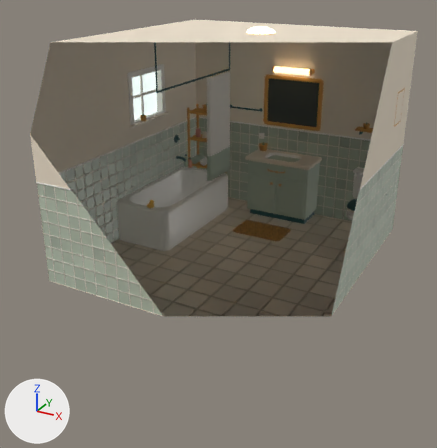
Before and after pictures for a commit that changed the glTF model bathroom/art/bathroom_room.glb.
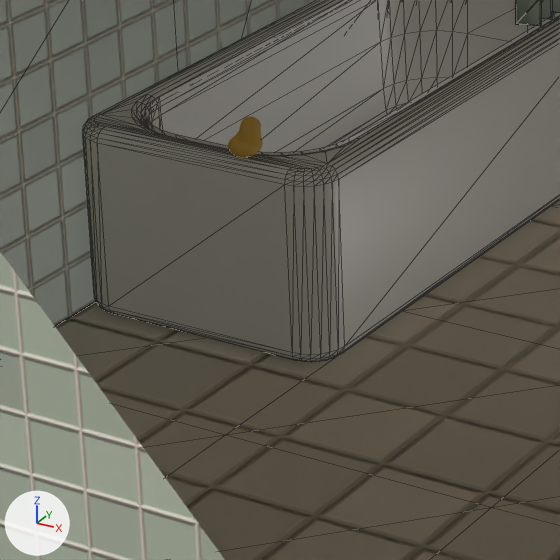
The first picture shows the older version from a 50 mm lens placed at (3.11, -7.08, 3.4), pointed at (0.14, -1.68, 0.7). The close-ups show the older and then the newer version on the part from 23% to 50% of the width and 39% to 65% of the height of that picture. Only the edits that show in the close-ups are written down. The axes (+X, +Y, +Z) are drawn at lower left. The lights are the same throughout. The close-ups show mesh edges as thin lines. Everything nearer to the camera than a plane just in front of the edit is cut away. Where no turn or scale is listed for an object, it has been applied to the vertices.

In view in the first close-up: 'Curtain', 'Duck', 'Floor', 'FrontTile1', 'LeftTile0', 'LeftTile1', 'TubBasin', 'TubShell'.
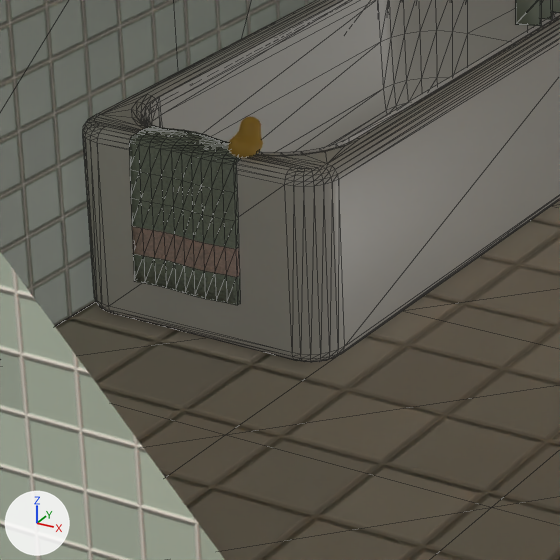
Location of each change, [x1, y1, x2, y2] in pixels of the close-ups (560 x 560 px):
'TubTowel', added
    after: [129, 126, 258, 305]
    faces in mat_ck2_terrysage: [129, 126, 258, 305]
    faces in mat_ck2_towelstripe: [132, 226, 240, 277]

Diff of the bpy script that builds the scene:
```diff
--- a/bathroom/art/bathroom_room.glb.py
+++ b/bathroom/art/bathroom_room.glb.py
@@ img_terrystripen @@
+img_terrystripen = load_image('TerryStripeN', '_unpacked/TerryStripeN', 128, 128, 'Non-Color')
@@ img_terrystripe @@
+img_terrystripe = load_image('TerryStripe', '_unpacked/TerryStripe', 128, 128, 'sRGB')
@@ mat_ck2_towelstripe @@
+mat_ck2_towelstripe = bpy.data.materials.new('CK2_TowelStripe')
+# uses the picture img_terrystripe
+# uses the picture img_terrystripen
@@ me_tubtowel @@
+me_tubtowel.from_pydata(...)  # 396 vertices, 788 faces; spans x -0.165..0.165, y -0.073..0.073, z -0.21..0.21
+# faces by material slot: [744, 44]
+me_tubtowel.materials.append(mat_ck2_terrysage)
+me_tubtowel.materials.append(mat_ck2_towelstripe)
@@ ob_tubtowel @@
+ob_tubtowel = bpy.data.objects.new('TubTowel', me_tubtowel)
+ob_tubtowel.location = (-1.165, -1.36, 0.359)
```
